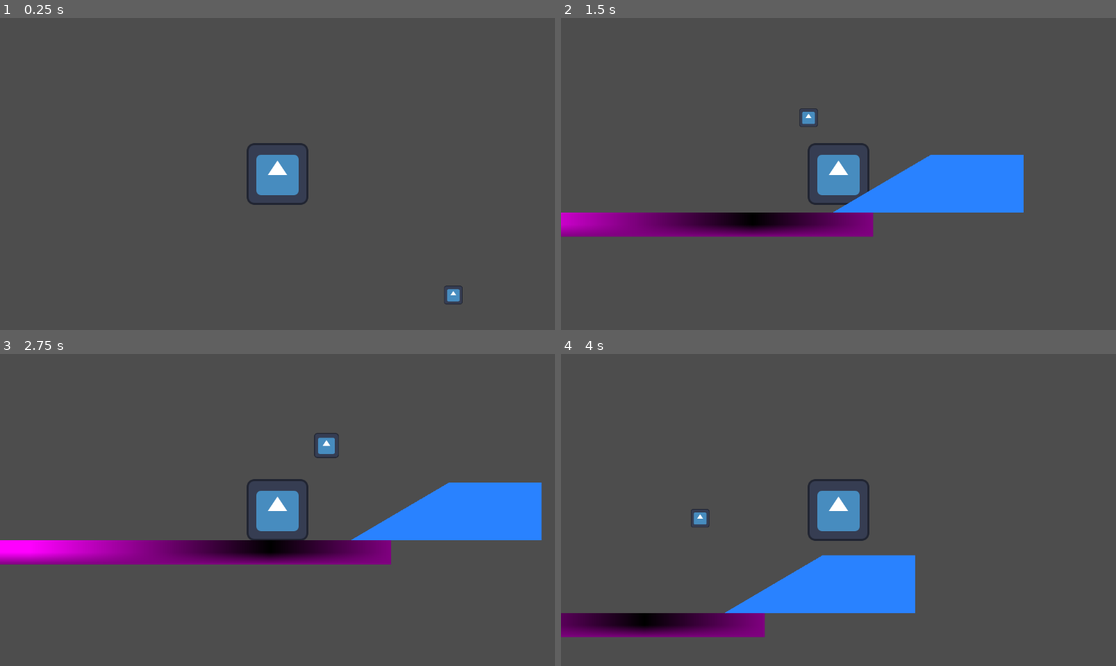
Above: before the commit, frames 1-4 (two rows, left to right).
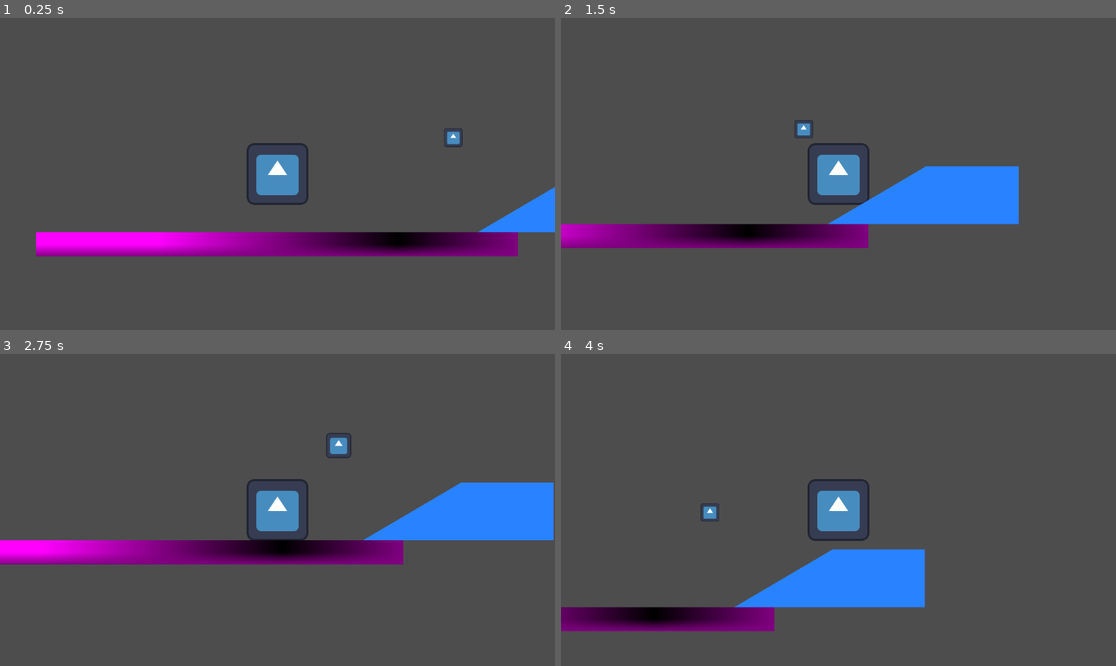
Above: after the commit, the same moments.

Repository: Piramyxed/2d-game-thing
Game: Godot game, scene res://Scenes/Main/main.tscn
Same seed, same stepped clock (60 frames per second), same inputs: the game is played once before the commit and once after it. The engine's default icon, where the game draws it, is replaced by a stand-in: a white triangle on a blue panel in a dark square.
Inputs (mouse positions are in pixels of both pictures, inside the frame that each line leads up to):
- Up to frame 1 (0.25 s): no input
- Up to frame 2 (1.5 s): move the mouse to (1016, 248) at 0.52 s; hold Shift (sprint) 0.53-1.28 s; hold D (move_right) from 0.53 s (still down); click (1016, 248) at 0.67 s; tap Space (jump) at 0.77 s; move the mouse to (727, 189) at 1.27 s; tap Shift (sprint) at 1.35 s; click (727, 189) at 1.42 s
- Up to frame 3 (2.75 s): tap Space (jump) at 1.52 s; move the mouse to (333, 441) at 2.02 s; release D (move_right) at 2.03 s; hold A (move_left) from 2.03 s (still down); hold Shift (sprint) from 2.03 s (still down); click (333, 441) at 2.17 s
- Up to frame 4 (4 s): move the mouse to (810, 572) at 2.77 s; release A (move_left) at 2.78 s; release Shift (sprint) at 2.78 s; hold D (move_right) from 2.78 s (still down); tap Shift (sprint) at 2.85 s; click (810, 572) at 2.92 s; tap Space (jump) at 3.02, 3.77 s; move the mouse to (1005, 556) at 3.52 s; hold Shift (sprint) from 3.53 s (still down); click (1005, 556) at 3.67 s

The runs differ from the first frame. In frame 1, 8.0% of the frame differs, in the area x 6-100%, y 35-92%; in frame 2, 7.6%; in frame 3, 1.3%; in frame 4, 3.7%.

Commit message:
can now draw a simple line between two points

Diff:
--- /dev/null
+++ b/2d-game-thing-gd-root/Assets/Misc/grapple_line.gd
@@ -0,0 +1,25 @@
+extends Node2D
+
+var player_pos : Vector2
+var point_pos : Vector2
+
+var line_width = 3
+var line_color = Color.BLACK
+
+func _ready():
+	SignalBus.connect("update_grapple_line", update_point)
+
+
+func _draw():
+	draw_line(point_pos, player_pos, line_color, line_width)
+
+
+func _process(delta):
+	queue_redraw()
+
+
+func update_point(point, player, is_player):
+	if is_player:
+		player_pos = player
+	if !is_player:
+		point_pos = point
--- /dev/null
+++ b/2d-game-thing-gd-root/Assets/Misc/grapple_line.tscn
@@ -0,0 +1,6 @@
+[gd_scene load_steps=2 format=3 uid="uid://dkwprrlpvb8ba"]
+
+[ext_resource type="Script" uid="uid://crgi3q86e7w64" path="res://Assets/Misc/grapple_line.gd" id="1_2fo41"]
+
+[node name="grapple_line" type="Node2D"]
+script = ExtResource("1_2fo41")
--- a/2d-game-thing-gd-root/Assets/Player/player.gd
+++ b/2d-game-thing-gd-root/Assets/Player/player.gd
@@ -48,4 +48,4 @@
 	move_and_slide()
 
 func grapple(delta):
-	print("Grappling")
+	SignalBus.emit_signal("update_grapple_line", Vector2.ZERO, global_position, true)
--- a/2d-game-thing-gd-root/Assets/Points/GrapplePoint/grapple_point.gd
+++ b/2d-game-thing-gd-root/Assets/Points/GrapplePoint/grapple_point.gd
@@ -8,6 +8,7 @@
 	if active:
 		if Input.is_mouse_button_pressed(MOUSE_BUTTON_LEFT):
 			SignalBus.emit_signal("grapple", get_process_delta_time())
+			SignalBus.emit_signal("update_grapple_line", global_position, Vector2.ZERO, false)
 
 
 func _on_mouse_entered():
--- a/2d-game-thing-gd-root/Scenes/Main/main.tscn
+++ b/2d-game-thing-gd-root/Scenes/Main/main.tscn
@@ -1,12 +1,16 @@
-[gd_scene load_steps=4 format=3 uid="uid://bkml65op48lm3"]
+[gd_scene load_steps=5 format=3 uid="uid://bkml65op48lm3"]
 
 [ext_resource type="PackedScene" uid="uid://crujqu5deue3n" path="res://Assets/Player/player.tscn" id="1_1r6ip"]
 [ext_resource type="Script" uid="uid://bmk4s37idlvla" path="res://Scripts/game.gd" id="1_qw60k"]
+[ext_resource type="PackedScene" uid="uid://dkwprrlpvb8ba" path="res://Assets/Misc/grapple_line.tscn" id="2_5yls4"]
 [ext_resource type="PackedScene" uid="uid://yoofpc6htlur" path="res://Scenes/Levels/level1.tscn" id="2_lixft"]
 
 [node name="main" type="Node2D"]
 script = ExtResource("1_qw60k")
 
+[node name="grapple_line" parent="." instance=ExtResource("2_5yls4")]
+
 [node name="player" parent="." instance=ExtResource("1_1r6ip")]
+position = Vector2(0, 327)
 
 [node name="level1" parent="." instance=ExtResource("2_lixft")]
--- a/2d-game-thing-gd-root/Scripts/signal_bus.gd
+++ b/2d-game-thing-gd-root/Scripts/signal_bus.gd
@@ -1,3 +1,4 @@
 extends Node
 
 signal grapple
+signal update_grapple_line
Not shown, added: 2d-game-thing-gd-root/Assets/Misc/grapple_line.gd.uid
